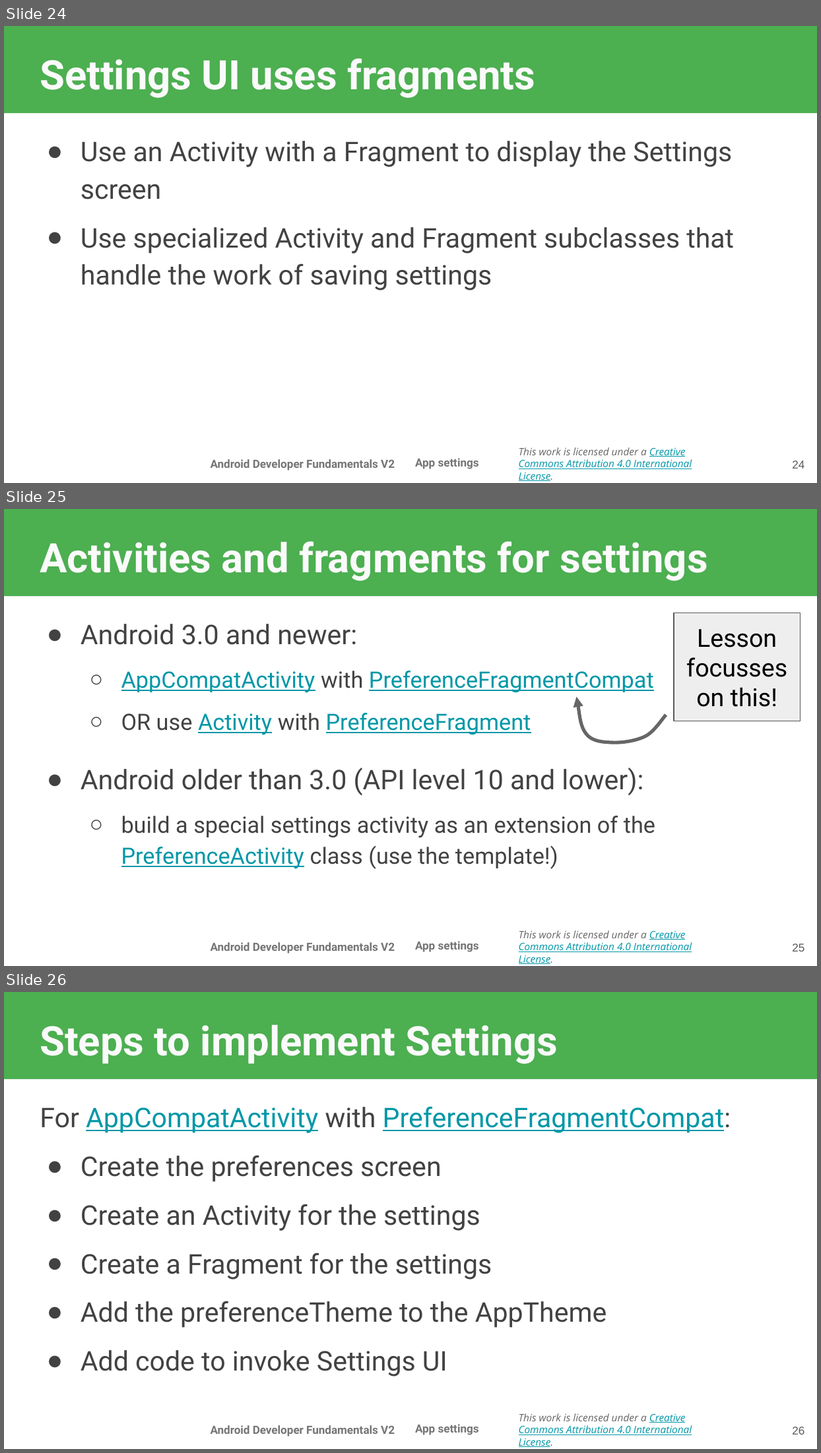
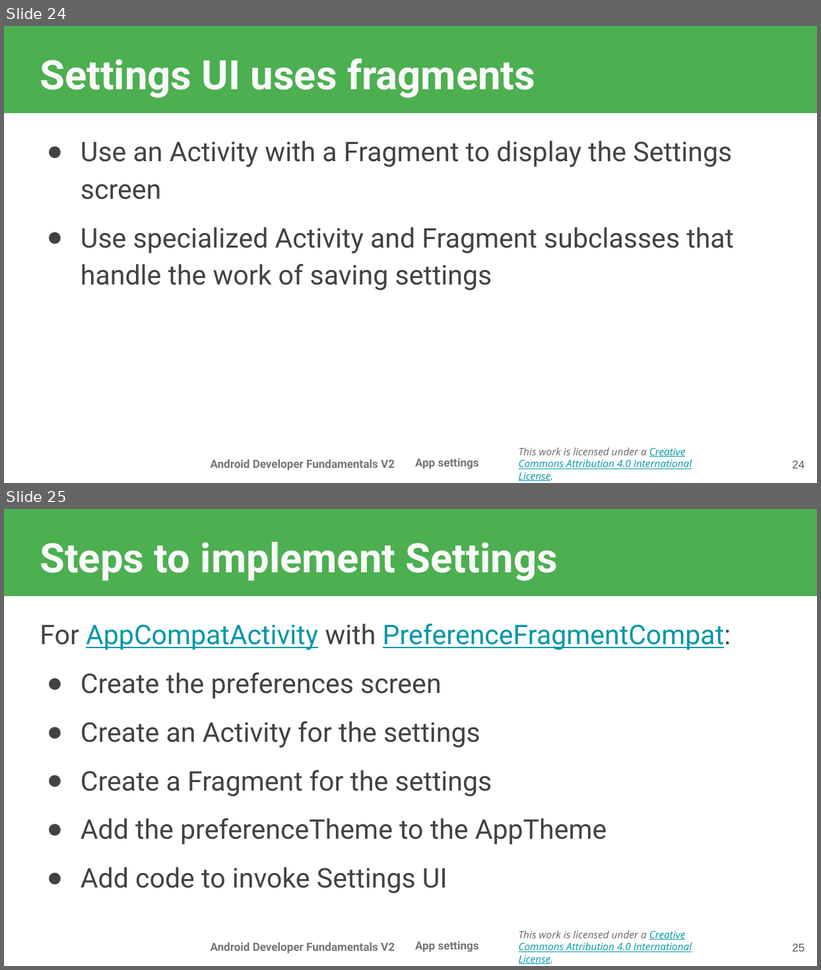
Before and after one commit to walkman617/IMD, a slide deck: Presentation/Android Developer Fundamentals/Unit4/09.2 App settings.pptx. Shown one above the other, each under a label of ours: slides 24, 25 and 26 before the commit, slides 24 and 25 after it. The pictures are 821x1453 and 821x970 pixels, drawn with LibreOffice and Linux fonts; fonts in the diff are those of the drawing; background and template pictures are left out. Boxes give left, top, right and bottom in pixels: in the first picture for what was removed or moved away, otherwise in the second. Text is boxed around its words. In the diff, an @@ line names an element or a change of style, - is before the commit and + after.

```diff
--- a/Presentation/Android Developer Fundamentals/Unit4/09.2 App settings.pptx
+++ b/Presentation/Android Developer Fundamentals/Unit4/09.2 App settings.pptx
@@ slide 25 removed at bbox=[4, 509, 817, 966], background picture (left out); not listed: 4 template elements that a slide beside it also shows @@
@@ title removed at bbox=[40, 541, 708, 581] @@
-Activities and fragments for settings
@@ text removed at bbox=[81, 624, 655, 869] @@
-● Android 3.0 and newer:
-  ○ AppCompatActivity with PreferenceFragmentCompat
-  ○ OR use Activity with PreferenceFragment
-● Android older than 3.0 (API level 10 and lower):
-  ○ build a special settings activity as an extension of the PreferenceActivity class (use the template!)
@@ rectangle removed at bbox=[674, 613, 800, 722] @@
-Lesson focusses on this!
@@ freeform shape removed at bbox=[576, 697, 666, 743] @@
@@ page number removed at bbox=[792, 944, 805, 952] @@
-25
@@ what was slide 26 is now slide 25 @@
@@ page number at bbox=[792, 944, 805, 952]: text changed @@
-26
+25
```
Also in this commit, not shown: 5 other files.
